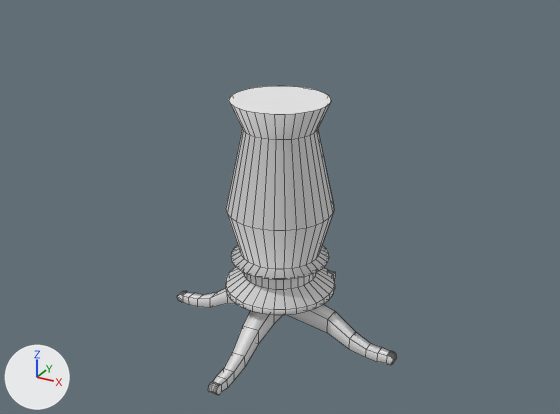
A saved change to the Blender file working/paul/Round Table/round_table.blend.
The view is the same before and after, from a 50 mm camera at (2.85, -5.19, 3.8) aimed at (-0.01, 0.01, 1.2). Arrows for +X, +Y and +Z are at lower left; the lights stay in place. Mesh edges are drawn as thin lines.

The older version as bpy lines, for what is in view:
```python
me_circle_001 = bpy.data.meshes.new('Circle.001')
me_circle_001.from_pydata(...)  # 653 vertices, 543 faces; spans x -2.73..2.73, y -2.73..2.73, z -2.21..0.0
me_circle_001.polygons.foreach_set('use_smooth', [True] * 543)
me_circle_001.materials.append(mat_round_table_wood)  # its picture is missing
me_cylinder = bpy.data.meshes.new('Cylinder')
me_cylinder.from_pydata(...)  # 128 vertices, 98 faces; spans x -1.0..1.0, y -1.0..1.0, z -6.0..1.0
me_cylinder.polygons.foreach_set('use_smooth', [True] * 98)
me_cylinder.materials.append(mat_round_table_wood)  # its picture is missing
ob_table_legs = bpy.data.objects.new('Table Legs', me_circle_001)
ob_table_legs.location = (0.0, 0.0, 2.125)
ob_table_legs.scale = (0.4, 0.4, 1.0)
ob_table_top = bpy.data.objects.new('Table Top', me_cylinder)
ob_table_top.location = (0.0, 0.0, 2.375)
ob_table_top.scale = (1.88, 1.88, 0.0417)
ob_table_top.hide_viewport = True
```
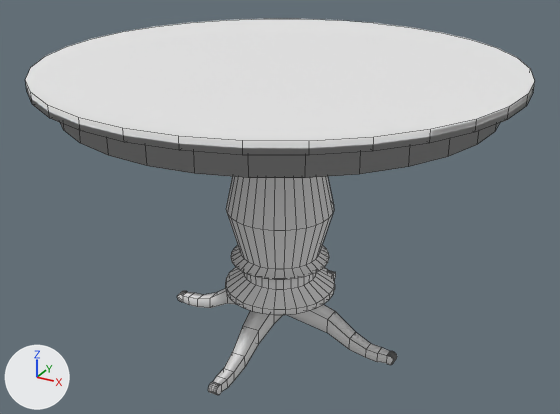
Where the change shows, as pixel boxes [x1, y1, x2, y2] in the pictures (560 x 414 px):
'Table Top', shown: after [25, 19, 535, 178]

What changed in the scene script:
```text
Change ob_table_top:
    remove ob_table_top.hide_viewport = True
```
